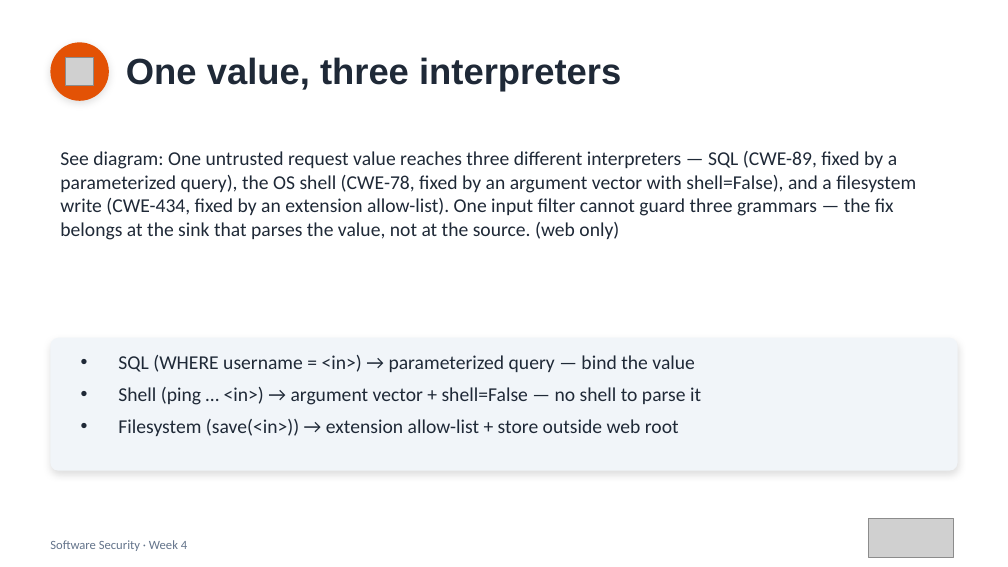
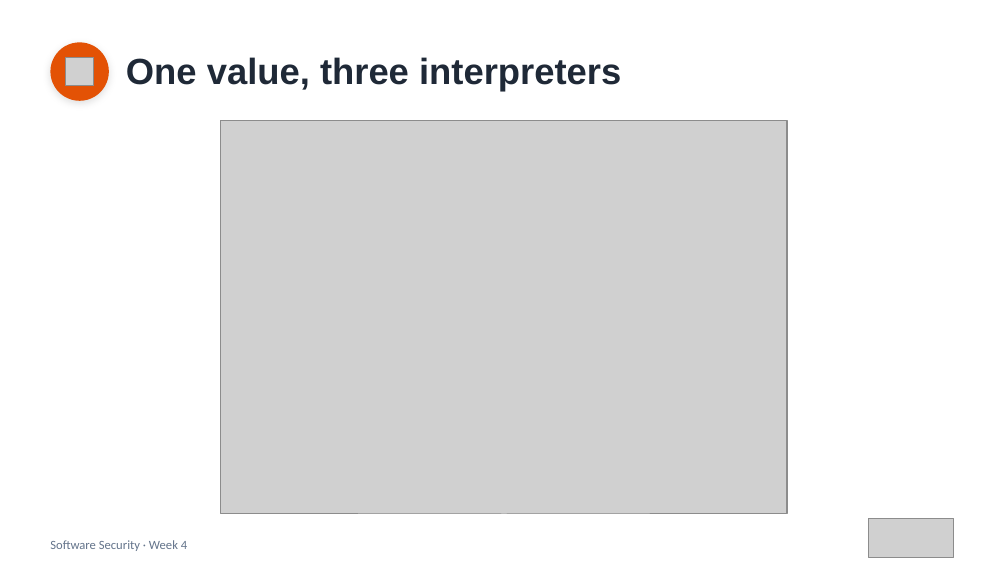
Before and after one commit to nutthakorn7/software-security, a slide deck: slide 20 of slides/pptx/week04.pptx. Drawn at 1008x567 pixels with LibreOffice and Linux fonts; fonts in the diff are those of the drawing; grey boxes stand for pictures. Boxes give left, top, right and bottom in pixels: in the first picture for what was removed or moved away, otherwise in the second. Text is boxed around its words. In the diff, an @@ line names an element or a change of style, - is before the commit and + after.

```diff
--- a/slides/pptx/week04.pptx
+++ b/slides/pptx/week04.pptx
@@ picture added at [221,121,787,514] @@
@@ text removed at [60,151,916,240] @@
-See diagram: One untrusted request value reaches three different interpreters — SQL (CWE-89, fixed by a parameterized query), the OS shell (CWE-78, fixed by an argument vector with shell=False), and a filesystem write (CWE-434, fixed by an extension allow-list). One input filter cannot guard three grammars — the fix belongs at the sink that parses the value, not at the source. (web only)
@@ rounded rectangle removed at [50,338,958,471] @@
@@ text removed at [118,355,701,436] @@
-• SQL (WHERE username = <in>) → parameterized query — bind the value
-• Shell (ping … <in>) → argument vector + shell=False — no shell to parse it
-• Filesystem (save(<in>)) → extension allow-list + store outside web root
```
Also in this commit, not shown: 2 other slides changed, 18 other files.
